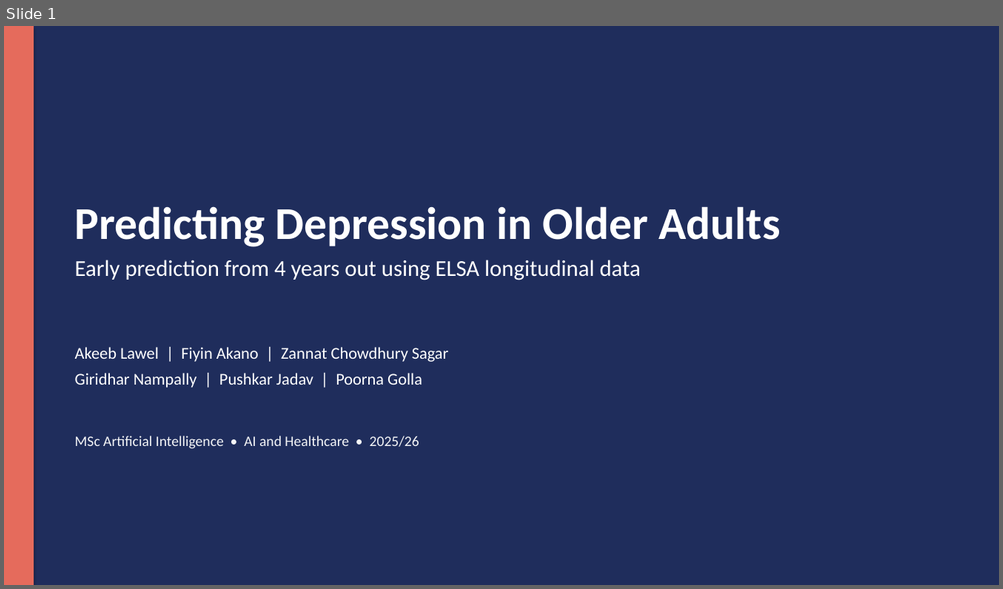
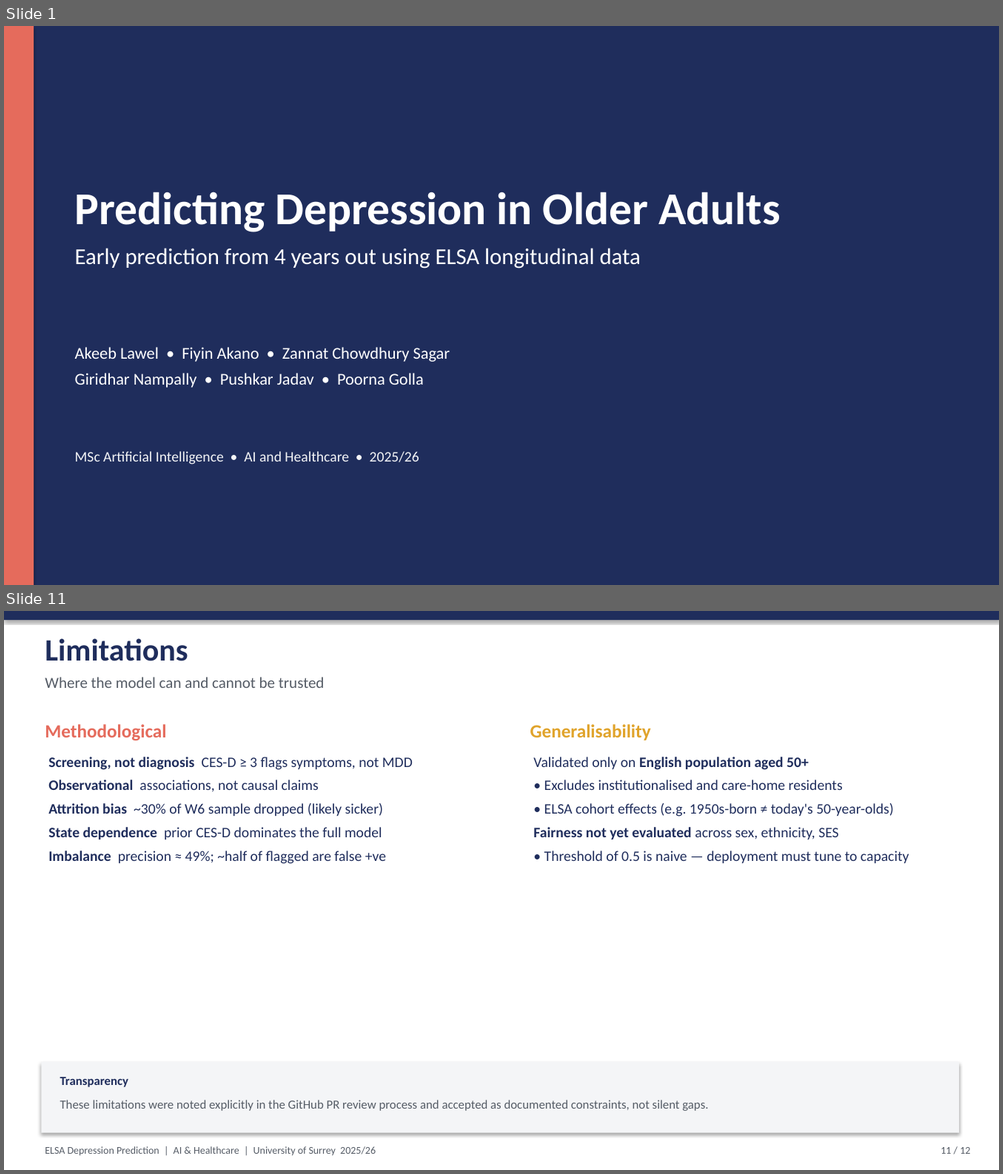
Before and after one commit to CHOC4HOL1C/elsa-depression-prediction, a slide deck: presentation/ELSA_Depression_Prediction.pptx. Shown one above the other, each under a label of ours: slide 1 before the commit, slides 1 and 11 after it; the slides between them are not shown. The pictures are 1003x589 and 1003x1174 pixels, drawn with LibreOffice and Linux fonts; fonts in the diff are those of the drawing. Boxes give left, top, right and bottom in pixels: in the first picture for what was removed or moved away, otherwise in the second. Text is boxed around its words. In the diff, an @@ line names an element or a change of style, - is before the commit and + after.

```diff
--- a/presentation/ELSA_Depression_Prediction.pptx
+++ b/presentation/ELSA_Depression_Prediction.pptx
@@ slide 11 added at [4, 611, 999, 1170], background #FFFFFF @@
@@ rectangle added at [4, 611, 999, 620], fill #1F2D5C @@
@@ text added at [45, 638, 188, 661], 30 pt, text #1F2D5C, bold @@
+Limitations
@@ text added at [45, 677, 324, 688], 15 pt, text #555C66 @@
+Where the model can and cannot be trusted
@@ text added at [45, 724, 166, 741], 18 pt, text #E56B5C, bold @@
+Methodological
@@ text added at [530, 724, 651, 741], 18 pt, text #E0A32A, bold @@
+Generalisability
@@ text added at [48, 757, 412, 864], 14 pt, text #1F2D5C @@
+Screening, not diagnosis CES-D ≥ 3 flags symptoms, not MDD
+Observational associations, not causal claims
+Attrition bias ~30% of W6 sample dropped (likely sicker)
+State dependence prior CES-D dominates the full model
+Imbalance precision ≈ 49%; ~half of flagged are false +ve
@@ text added at [533, 757, 908, 863], 14 pt, text #1F2D5C @@
+Validated only on English population aged 50+
+• Excludes institutionalised and care-home residents
+• ELSA cohort effects (e.g. 1950s-born ≠ today's 50-year-olds)
+Fairness not yet evaluated across sex, ethnicity, SES
+• Threshold of 0.5 is naive — deployment must tune to capacity
@@ rectangle added at [41, 1062, 959, 1133], fill #F4F5F7 @@
@@ text added at [60, 1077, 128, 1088], 12 pt, text #1F2D5C, bold @@
+Transparency
@@ text added at [60, 1100, 708, 1111], 12 pt, text #555C66 @@
+These limitations were noted explicitly in the GitHub PR review process and accepted as documented constraints, not silent gaps.
@@ text added at [45, 1147, 375, 1156], 10 pt, text #555C66 @@
+ELSA Depression Prediction | AI & Healthcare | University of Surrey 2025/26
@@ text added at [940, 1147, 970, 1154], 10 pt, text #555C66 @@
+11 / 12
@@ slide 1 changed as well @@
@@ text "Predicting Depression in Older Adults": place and size @@
-text "Predicting Depression in Older Adults" at [75, 207, 780, 247]
+text "Predicting Depression in Older Adults" at [75, 192, 780, 232]
@@ text "Early prediction from 4 years ...": place and size @@
-text "Early prediction from 4 years ..." at [75, 260, 640, 281]
+text "Early prediction from 4 years ..." at [75, 248, 640, 269]
@@ text at [75, 347, 450, 362]: text changed @@
-Akeeb Lawel | Fiyin Akano | Zannat Chowdhury Sagar
+Akeeb Lawel • Fiyin Akano • Zannat Chowdhury Sagar
@@ text at [75, 373, 424, 388]: text changed @@
-Giridhar Nampally | Pushkar Jadav | Poorna Golla
+Giridhar Nampally • Pushkar Jadav • Poorna Golla
@@ text "MSc Artificial Intelligence • AI ...": place and size @@
-text "MSc Artificial Intelligence • AI ..." at [75, 436, 419, 449]
+text "MSc Artificial Intelligence • AI ..." at [75, 452, 419, 465]
```
Also in this commit, not shown: 4 other slides changed, 6 other slides added, 2 slides removed, 6 other files.
